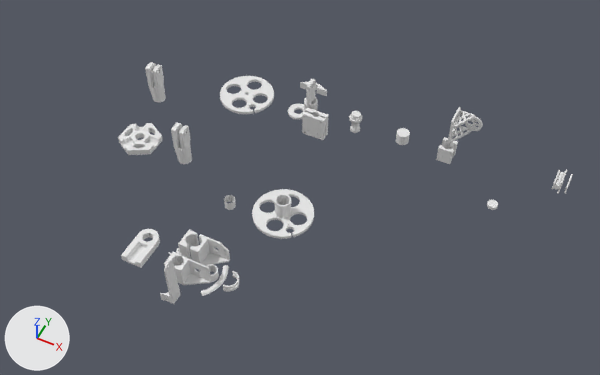
An edit to the Blender file robot-parts/robot-parts.blend, drawn before and after from the same camera.
The view is the same before and after, from a camera (50 mm lens) standing at (643.0, -782.0, 1337.0) and looking at (120.0, 264.0, 29.0). The axes (+X, +Y, +Z) are drawn at lower left. The lights are the same throughout.

Objects in the first picture: 'base', 'base-disk', 'disk', 'disk-rail', 'elbow-joint', 'joint-f', 'motor-mount-2', 'mount-plate', 'mount1-2', 'mount3-4', 'pot-mount-arm', 'shoulder', 'shoulder-shim', 'thread-end', 'zip-tie-hole'.
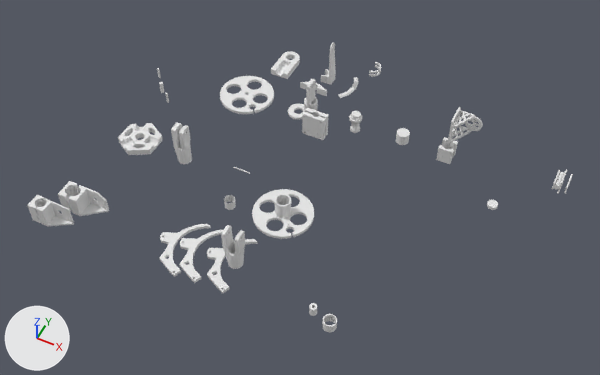
Commit message: autosync claw wrist

Changed parts and their boxes [x1, y1, x2, y2] in the pictures (600 x 375 px):
'mount3-4', moved: before [178, 230, 230, 266]; after [58, 181, 109, 216]
'claw', added: after [160, 224, 258, 294]
'mount1-2', moved: before [164, 252, 211, 285]; after [27, 195, 74, 226]
'shoulder', moved: before [121, 229, 160, 268]; after [271, 51, 300, 79]
'pot-mount-arm', moved: before [160, 260, 181, 304]; after [321, 43, 336, 84]
'wrist', added: after [221, 225, 245, 269]
'joint-f', deleted: before [145, 62, 166, 103]
'disk-rail', moved: before [201, 265, 229, 296]; after [338, 77, 358, 98]
'shoulder-shim', moved: before [207, 264, 219, 282]; after [322, 314, 337, 332]
'zip-tie-hole', moved: before [223, 271, 240, 292]; after [369, 62, 381, 77]
'thread-end', moved: before [176, 248, 182, 256]; after [309, 303, 317, 316]
'claw.001', added: after [157, 68, 169, 103]

The edits, one by one:
Mesh me_circle_002_1 is new.
It has 321 vertices, 320 faces and spans x -1.59..1.7, y -1.36..1.36, z 0.0..8.88.
Mesh me_cylinder_013 is new.
It has 474 vertices, 342 faces and spans x -1.57..1.04, y -0.91..2.16, z 0.0..7.21.
Mesh me_cylinder_014 is new.
It has 96 vertices, 54 faces and spans x -0.55..0.98, y -0.18..0.01, z 0.0..7.0.
Object 'mount1-2' (ob_mount1_2) moves from (14.0, -23.0, 0.0) to (-315.0, -23.0, 0.0).
Object 'zip-tie-hole' (ob_zip_tie_hole) moves from (101.0, 0.0, 0.0) to (101.0, 707.0, 0.0).
Object 'pot-mount-arm' (ob_pot_mount_arm) moves from (1.0, -77.0, 0.0) to (1.0, 631.0, 0.0).
Object 'shoulder' (ob_shoulder) moves from (-100.0, 17.0, 0.0) to (-100.0, 652.0, 0.0).
Object 'shoulder-shim' (ob_shoulder_shim) moves from (58.0, 0.0, 0.0) to (314.0, 0.0, 0.0).
Object 'disk-rail' (ob_disk_rail) moves from (74.0, -13.0, 0.0) to (74.0, 621.0, 0.0).
Object 'mount3-4' (ob_mount3_4) moves from (20.0, 33.0, 0.0) to (-272.0, 33.0, 0.0).
Object 'thread-end' (ob_thread_end) moves from (-21.0, 13.0, 0.0) to (274.0, 13.0, 0.0).
Object 'joint-f' (ob_joint_f) is deleted.
Object 'wrist' (ob_wrist) is new; it shows me_circle_002_1.
Its location is (83.0, 50.0, 0.0).
Its scale is (11.2, 11.2, 11.2).
Object 'claw' (ob_claw) is new; it shows me_cylinder_013.
Its location is (0.0, 0.0, 0.0).
Its rotation in degrees is (0, 0, -63).
Its scale is (64.7, 64.7, 1.0).
Object 'claw.001' (ob_claw_001) is new; it shows me_cylinder_014.
Its location is (-340.0, 442.0, -8.0).
Its rotation in degrees is (0, 0, -46).
Its scale is (64.7, 64.7, 3.95).
